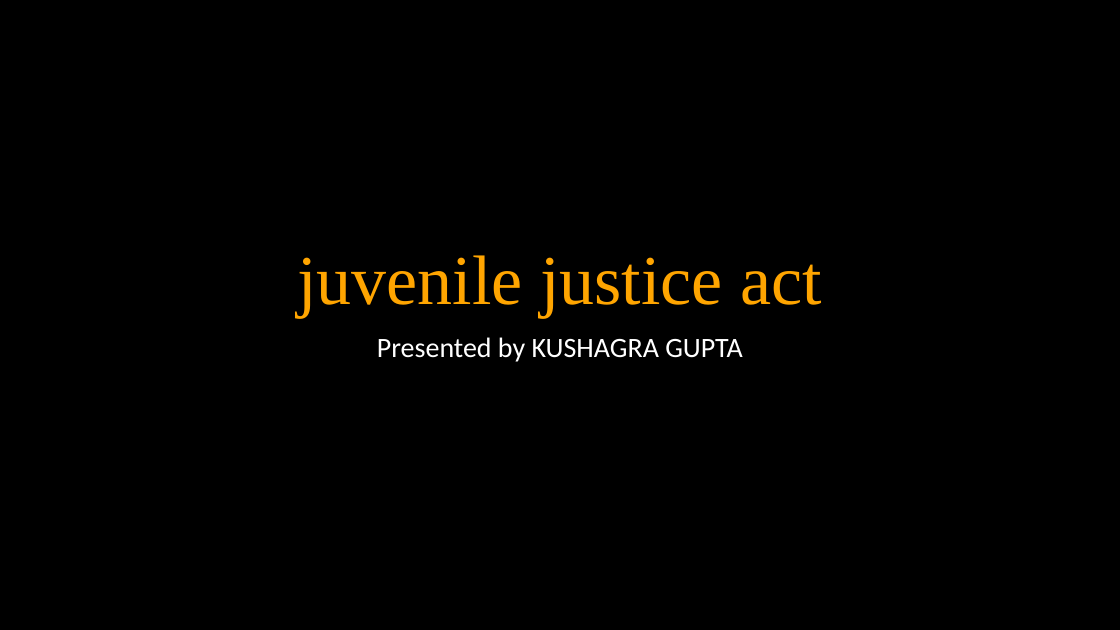
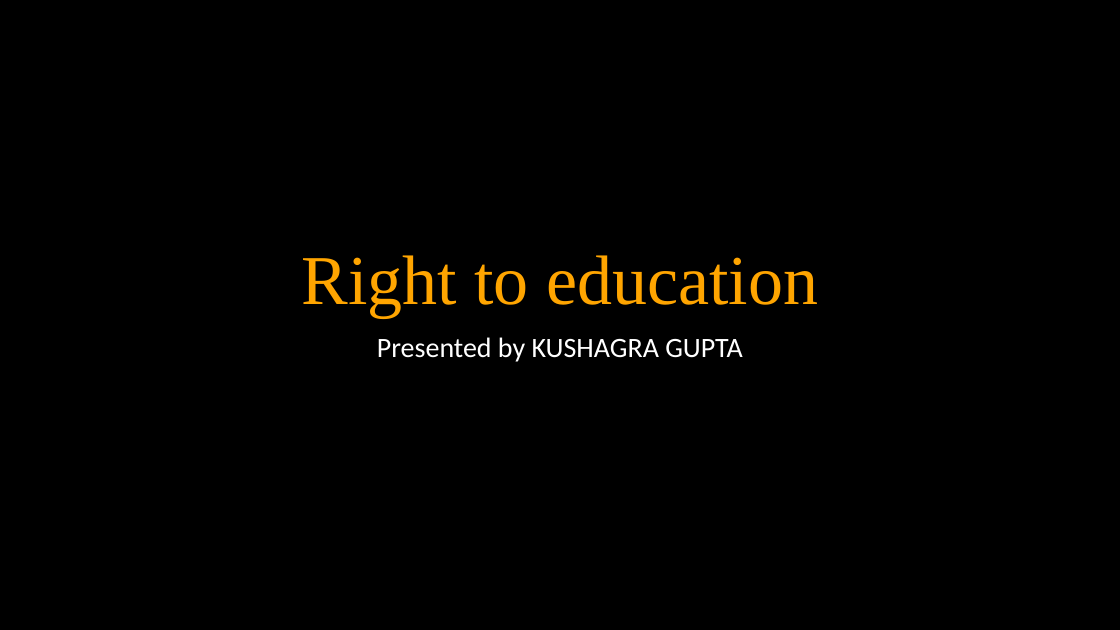
Before and after one commit to quirkycoder6/Rights-Rise2, a slide deck: slide 1 of PowerPoint_Generator/myapp/generated/generated_presentation.pptx. Drawn at 1120x630 pixels with LibreOffice and Linux fonts; fonts in the diff are those of the drawing. Boxes give left, top, right and bottom in pixels: in the first picture for what was removed or moved away, otherwise in the second. Text is boxed around its words. In the diff, an @@ line names an element or a change of style, - is before the commit and + after.

```diff
--- a/PowerPoint_Generator/myapp/generated/generated_presentation.pptx
+++ b/PowerPoint_Generator/myapp/generated/generated_presentation.pptx
@@ title at [301,255,818,317]: text changed @@
-juvenile justice act
+Right to education
```
Also in this commit, not shown: 2 other slides changed, 1 slide added, 10 other files.
